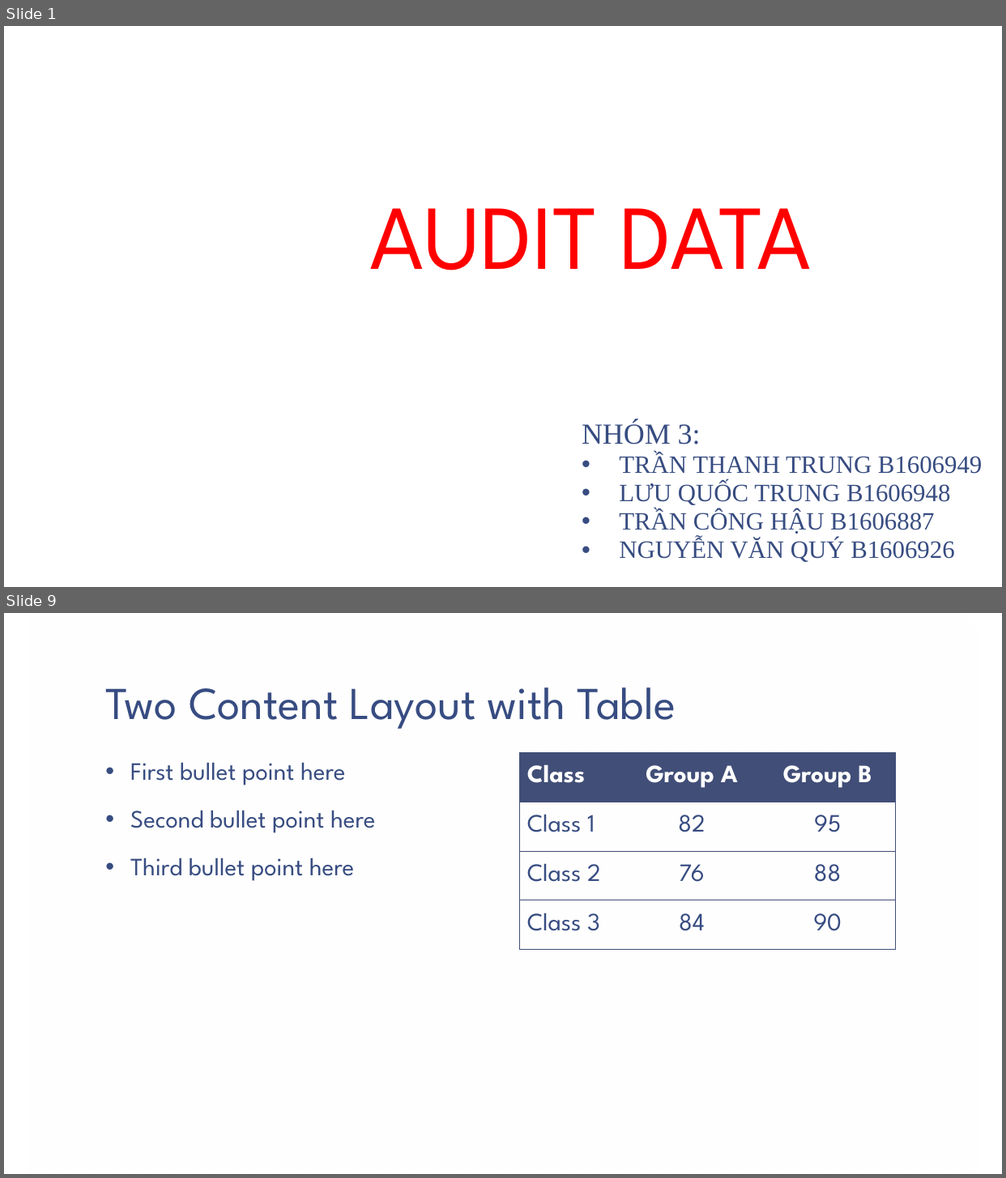
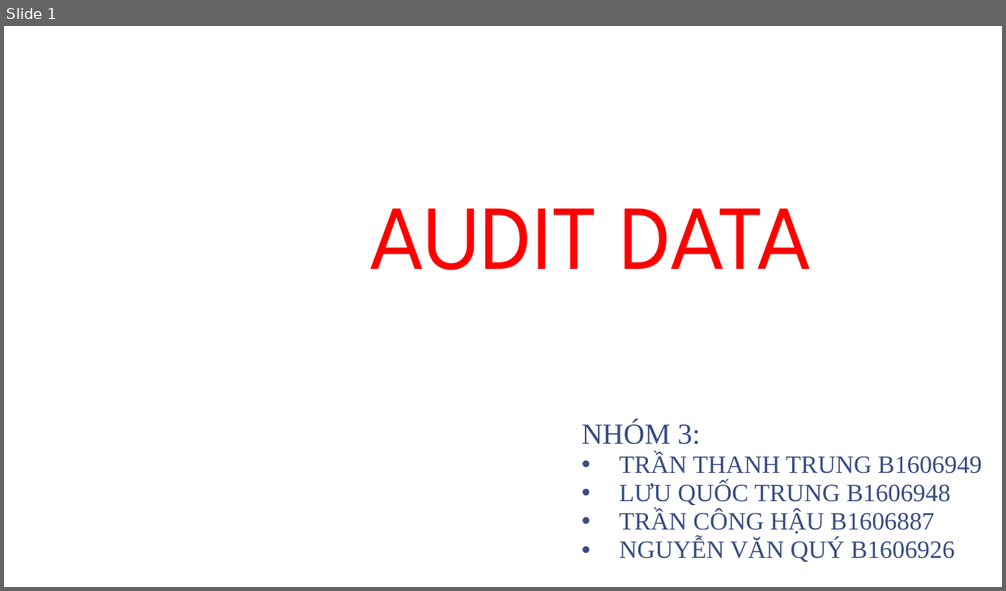
Before and after one commit to trungcpag/machine-CTU, a slide deck: report.pptx. Shown one above the other, each under a label of ours: slides 1 and 9 before the commit, slide 1 after it; the slides between them are not shown. The pictures are 1006x1178 and 1006x591 pixels, drawn with LibreOffice and Linux fonts; fonts in the diff are those of the drawing; background and template pictures are left out. Boxes give left, top, right and bottom in pixels: in the first picture for what was removed or moved away, otherwise in the second. Text is boxed around its words. In the diff, an @@ line names an element or a change of style, - is before the commit and + after.

```diff
--- a/report.pptx
+++ b/report.pptx
@@ slide 9 removed at [4, 613, 1002, 1174], background picture (left out) @@
@@ rectangle removed at [28, 613, 977, 1174] @@
@@ title removed at [105, 688, 675, 729] @@
-Two Content Layout with Table
@@ table removed at [520, 752, 895, 950], 4 rows, 3 columns @@
-Class | Group A | Group B
-Class 1 | 82 | 95
-Class 2 | 76 | 88
-Class 3 | 84 | 90
@@ text removed at [130, 763, 375, 881] @@
-• First bullet point here
-• Second bullet point here
-• Third bullet point here
```
Also in this commit, not shown: 8 slides changed, 1 slide added, 3 other slides removed.
